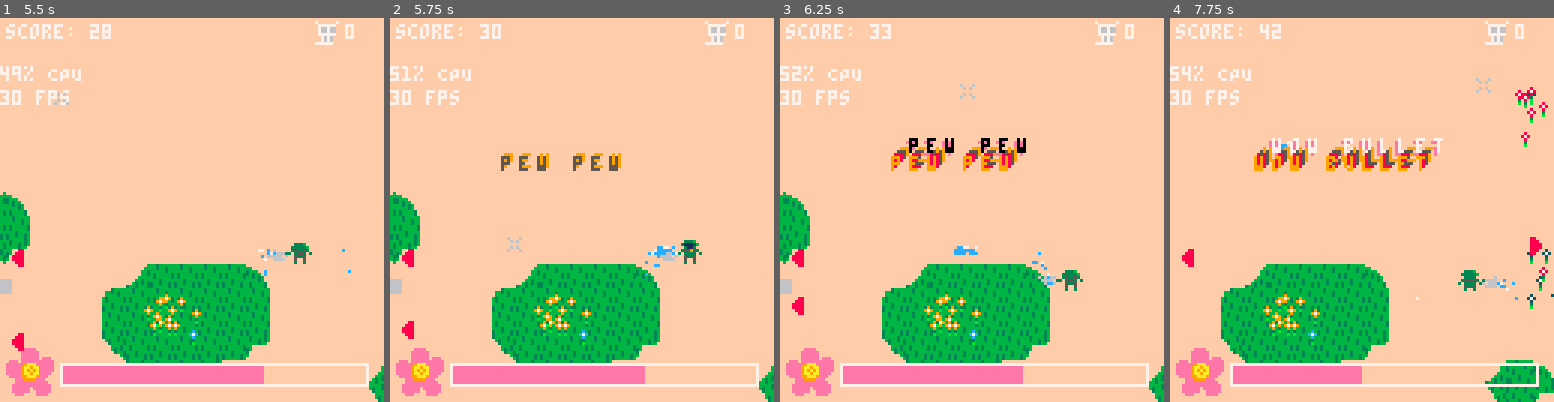
Above: before the commit, frames 1-4 (left to right).
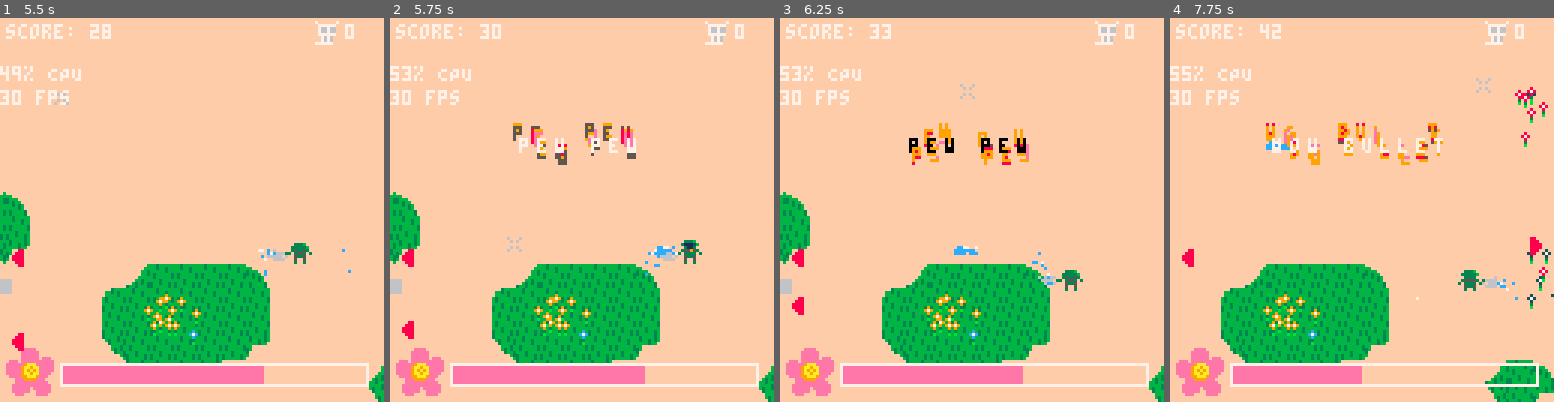
Above: after the commit, the same moments.

Repository: samboyer/ld46
Game: PICO-8 cartridge ld46.p8
The game is run twice, just before and just after one commit, with the same random seed, the same clock (stepped at 60 frames per second) and the same inputs.
Inputs (mouse positions are in pixels of both pictures, inside the frame that each line leads up to):
- Up to frame 1 (5.5 s): tap X (X key) at 0.33, 0.7, 1.43, 2.58, 3.1, 3.62, 4.13, 4.65, 5.17 s; click (157, 121) at 0.67 s; tap O (Z key) at 1.07, 1.8, 2.43, 3.07, 3.7, 4.33, 4.97 s; click (218, 267) at 1.22 s; click (280, 114) at 1.77 s; click (46, 259) at 2.32 s; hold Right 2.33-3.33 s; click (107, 106) at 2.87 s; hold Right 3.38-4.22 s; click (172, 256) at 3.42 s; click (234, 102) at 3.97 s; hold Up 4.27-4.67 s; click (295, 248) at 4.52 s; hold Right from 4.72 s (still down); click (61, 94) at 5.07 s
- Up to frame 2 (5.75 s): tap O (Z key) at 5.6 s; click (512, 244) at 5.62 s; tap X (X key) at 5.68 s; release Right at 5.72 s
- Up to frame 3 (6.25 s): hold Down 5.77-6.1 s; hold Left from 6.15 s (still down); click (964, 90) at 6.17 s; tap X (X key) at 6.2 s; tap O (Z key) at 6.23 s
- Up to frame 4 (7.75 s): click (1419, 236) at 6.72 s; tap X (X key) at 6.72, 7.23 s; tap O (Z key) at 6.87, 7.5 s; release Left at 6.98 s; hold Right from 7.03 s (still down); click (1481, 83) at 7.27 s

Frame 1 is identical in both runs. In frame 2, 1.8% of the frame differs, in the area x 3-65%, y 12-40%; in frame 3, 1.6%; in frame 4, 2.6%, in the area x 3-72%, y 12-40%.

Commit message:
Added more text effects

Diff:
--- a/ld46.p8
+++ b/ld46.p8
@@ -943,7 +943,7 @@
   if(playsfx==nil) playsfx = true
   effect_text = text
   effect_text_time = 40
-  effect_text_effect = effect or flr(rnd(8))
+  effect_text_effect = effect or flr(rnd(effect_count))
   if(playsfx) sfx(5)
 end
 
@@ -951,7 +951,7 @@
 effect_text_effect = 0
 effect_text_time = 0
 effect_text_width = 6
-effect_count = 4
+effect_count = 10
 function draw_effect_text()
   effect_text_time -= 1;
 
@@ -981,6 +981,14 @@
       if effect_text_time < 33 then
         print(sub(effect_text,j,j), textx + text_offset + ui_shake_x, texty + ui_shake_y, (effect_text_effect > 5) and (t%2)*7 or 0)
       end
+    end
+  elseif effect_text_effect < 10 then
+    for j=1,#effect_text do
+      text_offset = effect_text_width*(j-1)
+      offset_x = text_offset
+      offset_y = 0
+      col = fierycolours[1+(t+effect_text_time\2)%#fierycolours]
+      print_outline(sub(effect_text,j,j), textx + offset_x + ui_shake_x, texty + offset_y + ui_shake_y, (effect_text_effect%2 == 0) and 7 or col, (effect_text_effect%2 == 0) and col or 7)
     end
   end
 end
@@ -1039,7 +1047,8 @@
   "\"everything not saved will be lost\"",
   "you lose (the flowers)",
   "omae wa mo shindeiru",
-  "f"
+  "f",
+  "sam is a poopoo"
 }
 
 __gfx__
